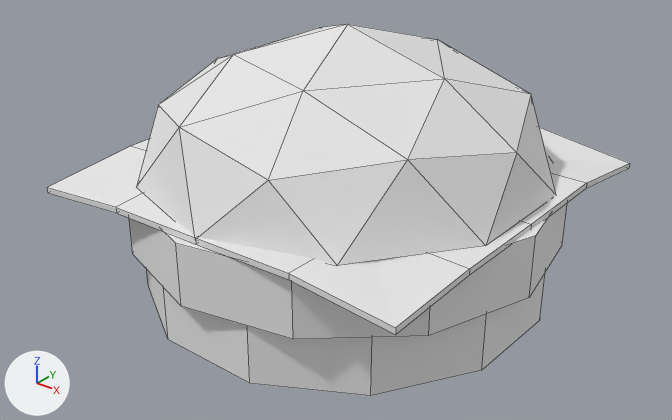
Renders of the Blender file Assets/Models/Burger.blend from each side of a commit.
The view is the same before and after, from a camera (50 mm lens) standing at (0.731, -0.937, 0.684) and looking at (0.007, -0.033, 0.124). The axes (+X, +Y, +Z) are drawn at lower left. The lights are the same throughout. Mesh edges are drawn as thin lines.

Objects in the first picture: 'Burger'.
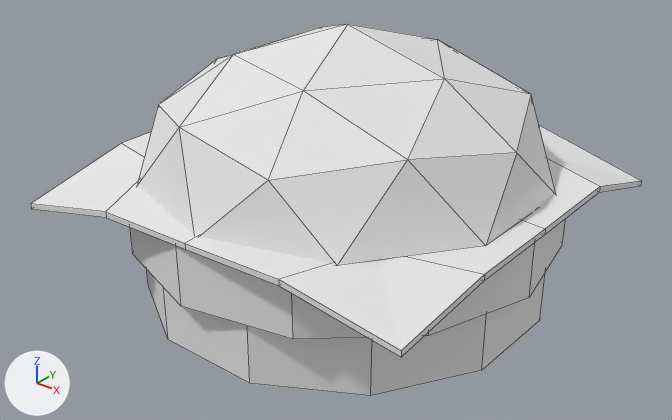
Where the change shows, as pixel boxes (x1, y1, x2, y2) in the pictures (672 x 420 px):
'Burger', reshaped: before (47, 24, 629, 396); after (31, 24, 641, 396)
part 1 of me_cylinder_001, cut back: before (47, 128, 629, 334); after (31, 125, 641, 357)

What changed in the scene script:
```text
Change me_cylinder_001:
    used by ob_burger; location = (0.0, 0.0, 0.0); rotation_euler = (1.571, 0.0, -3.142), in degrees (90, 0, -180)
    remove me_cylinder_001.from_pydata(...)  # 122 vertices, 115 faces; spans x -0.3..0.3, y 0.001..0.375, z -0.3..0.3
    add me_cylinder_001.from_pydata(...)  # 122 vertices, 106 faces; spans x -0.31..0.311, y 0.001..0.375, z -0.304..0.305
    me_cylinder_001 part 1
    9 faces are deleted
    4 vertices in x 0.284..0.286, y 0.172..0.181, z -0.008..0.144 move by (0.02, 0.0, 0.0)
    4 vertices in x -0.287, y 0.17..0.179, z -0.147..-0.005 move by (-0.018, 0.0, 0.0)
    3 vertices in x -0.001..0.143, y 0.169..0.177, z -0.287..-0.286 move by (0.0, 0.0, -0.016)
    3 vertices in x -0.142..-0.001, y 0.175..0.183, z -0.287..-0.283 move by (0.0, 0.0, -0.017)
    34 vertices move from x -0.292..0.292, y 0.154..0.186, z -0.285..0.289 to x -0.31..0.311, y 0.13..0.186, z -0.302..0.305
```
